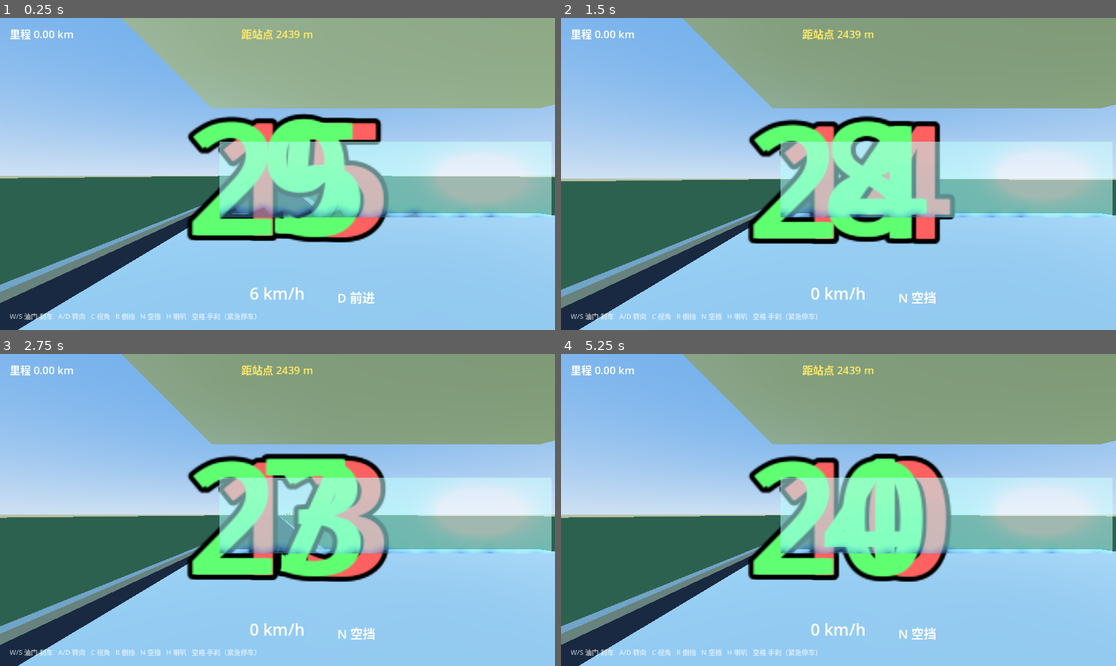
Above: before the commit, frames 1-4 (two rows, left to right).
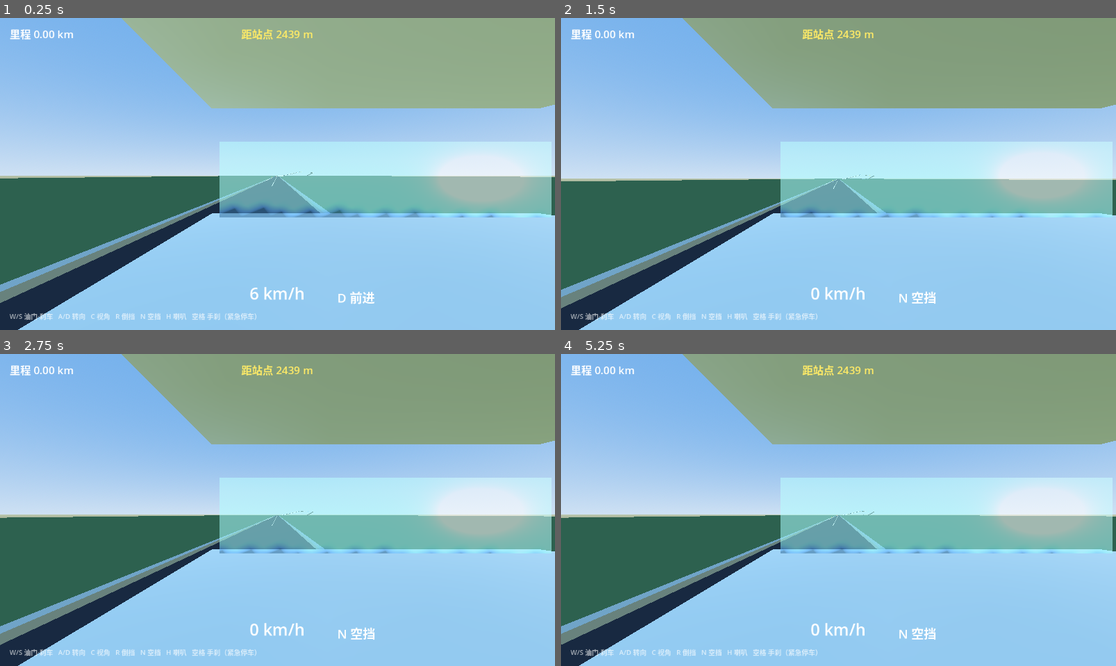
Above: after the commit, the same moments.

Repository: tobbyyan-barker/Fuzhou-Bus-Simulator-v1
Game: Godot game, scene res://scenes/main.tscn
Two runs of this game, one before a commit and one after it. Both use one fixed random seed, a clock stepped at 60 frames per second and the inputs below.
Inputs (mouse positions are in pixels of both pictures, inside the frame that each line leads up to):
- Up to frame 1 (0.25 s): no input
- Up to frame 2 (1.5 s): move the mouse to (960, 158) at 0.52 s; hold D (steer_right) 0.53-1.25 s; hold N (gear_n) 0.53-1.25 s; click (960, 158) at 0.67 s; drag from (727, 189) to (810, 236) at 1.27 s
- Up to frame 3 (2.75 s): move the mouse to (333, 441) at 2.02 s; hold D (steer_right) from 2.03 s (still down); tap H (horn) at 2.1 s
- Up to frame 4 (5.25 s): release D (steer_right) at 2.75 s; drag from (810, 572) to (672, 463) at 2.77 s; move the mouse to (1005, 556) at 3.52 s; hold A (steer_left) 3.53-4.25 s; hold N (gear_n) 3.53-4.25 s; drag from (672, 463) to (755, 432) at 4.27 s; tap Enter at 5 s; move the mouse to (866, 510) at 5.02 s; hold S (brake) from 5.03 s (still down); tap H (horn) at 5.1 s; click (866, 510) at 5.17 s

The runs differ from the first frame. In frame 1, 12% of the frame differs, in the area x 33-70%, y 30-72%; in frame 2, 12%, in the area x 33-72%, y 31-73%; in frame 3, 12%; in frame 4, 12%.

Commit message:
fix(traffic): v0.1.4 倒计时牌改为杆装面板世界尺寸（去除屏幕固定大小/无深度测试），消除半屏大数字

Diff:
--- a/scripts/traffic/traffic_light_manager.gd
+++ b/scripts/traffic/traffic_light_manager.gd
@@ -261,17 +261,28 @@
 		lamp.position = box_center + fixture_basis * Vector3(0, lamp_y[state_key] - 4.55, 0.24)
 		add_child(lamp)
 
-	# 倒计时牌（billboard 常显）
+	# 倒计时牌：挂装在灯杆上的小面板，与三色灯同朝向（朝向来车）。
+	# 世界空间固定尺寸（数字约 0.4 m 高），随距离自然透视缩小，远处变小。
+	var panel := MeshInstance3D.new()
+	var pnl_m := BoxMesh.new()
+	pnl_m.size = Vector3(0.55, 0.75, 0.16)
+	var pnl_mat := StandardMaterial3D.new()
+	pnl_mat.albedo_color = Color(0.08, 0.08, 0.09)
+	pnl_mat.roughness = 0.4
+	pnl_m.material = pnl_mat
+	panel.mesh = pnl_m
+	panel.transform = Transform3D(fixture_basis, fixture_origin + Vector3.UP * 3.0)
+	add_child(panel)
+
 	var label := Label3D.new()
 	label.text = "0"
-	label.font_size = 96
-	label.pixel_size = 0.008
-	label.billboard = BaseMaterial3D.BILLBOARD_ENABLED
-	label.no_depth_test = true
-	label.fixed_size = true
+	label.font_size = 64
+	label.pixel_size = 0.006
 	label.modulate = Color(1, 1, 1)
-	label.position = box_center + fixture_basis * Vector3(0, -1.3, 0.15)
-	add_child(label)
+	label.outline_size = 10
+	label.outline_modulate = Color(0, 0, 0, 0.85)
+	label.position = Vector3(0, 0, 0.09)
+	panel.add_child(label)
 
 	# 停车线（白色横条，跨对应车道；视觉）
 	var line_s: float = s - STOP_LINE_MARGIN * side
